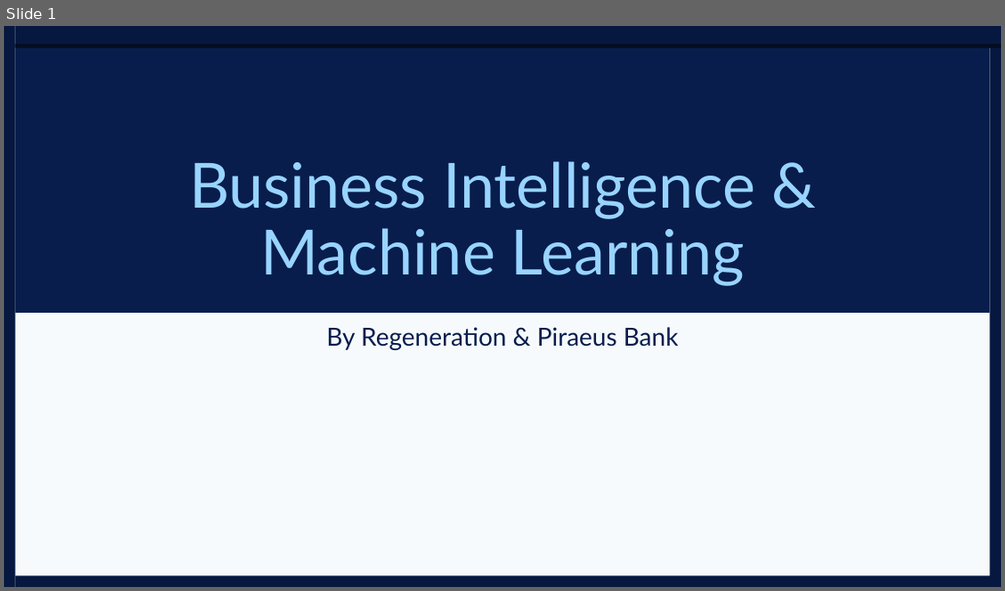
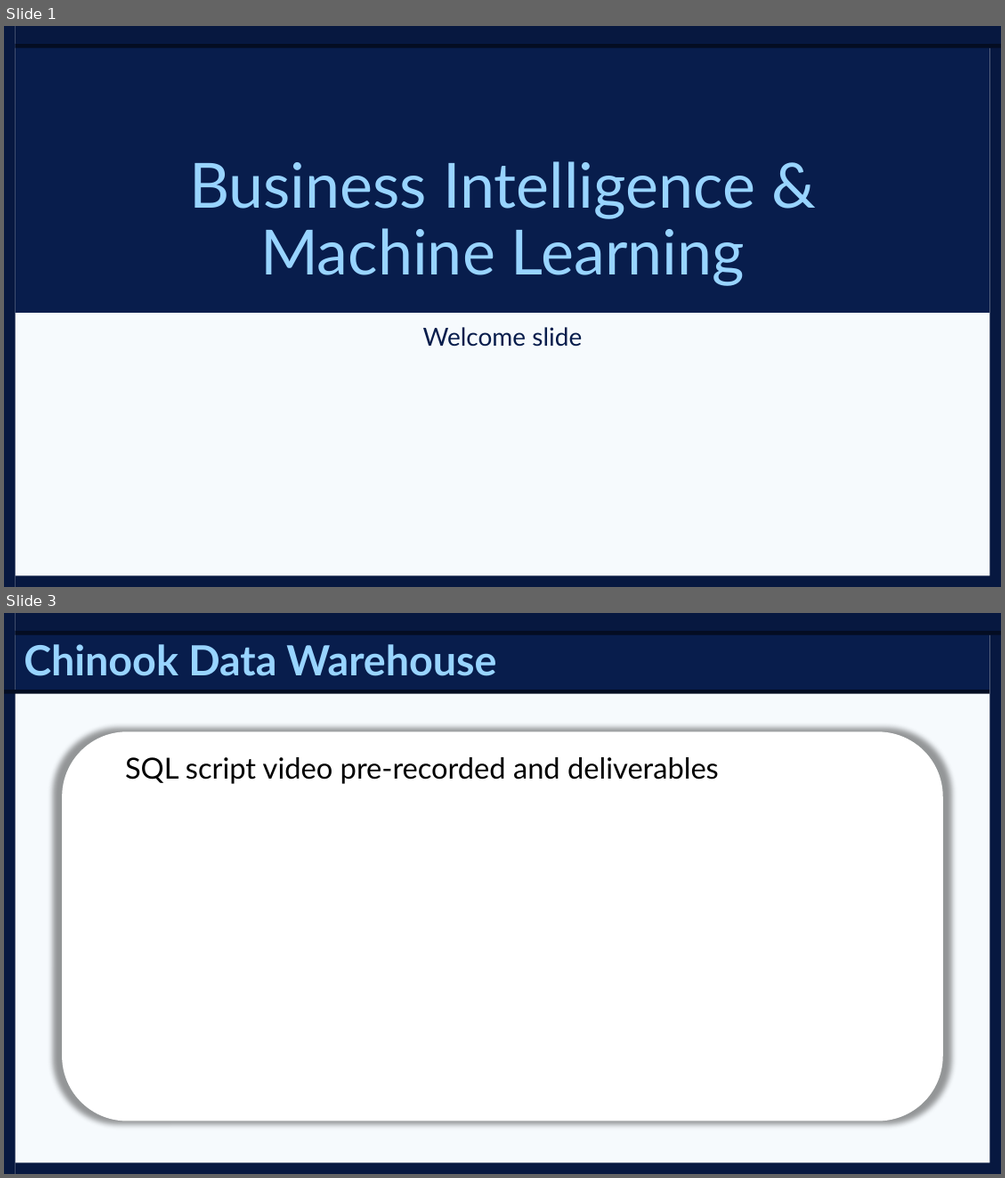
Before and after one commit to Konstant-gk/Chinook_Project, a slide deck: Chinook_Presentation/BI_ML_Presentation PART I & II.pptx. Shown one above the other, each under a label of ours: slide 1 before the commit, slides 1 and 3 after it; the slides between them are not shown. The pictures are 1005x591 and 1005x1178 pixels, drawn with LibreOffice and Linux fonts; fonts in the diff are those of the drawing. Boxes give left, top, right and bottom in pixels: in the first picture for what was removed or moved away, otherwise in the second. Text is boxed around its words. In the diff, an @@ line names an element or a change of style, - is before the commit and + after.

```diff
--- a/Chinook_Presentation/BI_ML_Presentation PART I & II.pptx
+++ b/Chinook_Presentation/BI_ML_Presentation PART I & II.pptx
@@ slide 3 added at (4, 613, 1001, 1174), background #FFFFFF; not listed: 5 template elements that a slide beside it also shows @@
@@ rectangle added at (16, 630, 989, 690), fill #081D4C @@
@@ title added at (24, 644, 496, 676), 40 pt, text #98D4FF, bold @@
+Chinook Data Warehouse
@@ rectangle added at (4, 690, 989, 693), fill #040D22 @@
@@ rectangle added at (16, 694, 989, 1163), fill #F6FAFD @@
@@ rounded rectangle added at (63, 732, 943, 1121), fill #FFFFFF @@
@@ text added at (125, 757, 719, 784), 28 pt, text #000000 @@
+SQL script video pre-recorded and deliverables
@@ slide 1 changed as well @@
@@ subtitle at (423, 327, 582, 346): text changed @@
-By Regeneration & Piraeus Bank
+Welcome slide
```
Also in this commit, not shown: 1 other slide changed, 14 other slides added, 12 slides removed.
